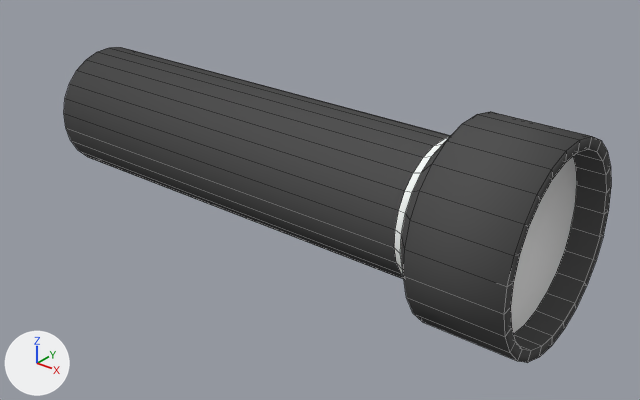
Before and after pictures for a commit that changed the Blender file zUMHbies_blender/Flashlight/Flashlight.blend.
The view is the same before and after, from a 50 mm camera at (0.1386, -0.1368, 0.0782) aimed at (0.0264, 0.0034, -0.0087). The lights are fixed; the arrows at lower left show +X, +Y and +Z. Mesh edges are drawn as thin lines.
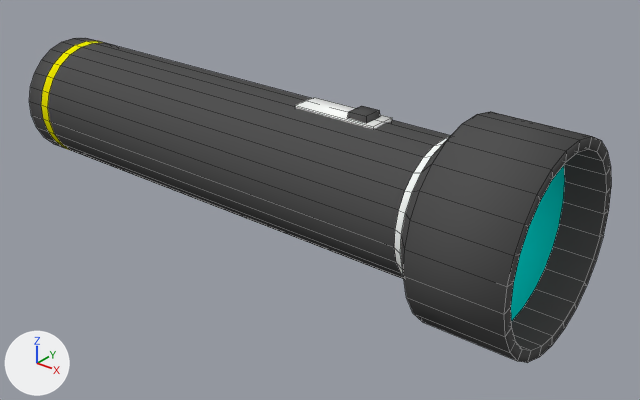
Changed parts and their boxes (x1, y1, x2, y2) in the pictures (640 x 400 px; the box of a moved part takes in the faces that stretch with it):
'Object', reshaped (6% wider): before (64, 47, 611, 363); after (29, 38, 611, 363)
part 1 of me_cylinder, built on: before (64, 47, 451, 279); after (29, 38, 451, 279)
part 2 of me_cylinder, moved or reshaped: (511, 149, 606, 351) in both
part 3 of me_cylinder, added: after (295, 97, 392, 129)

Edits to the bpy script that builds the scene:
```text
Change mat_glass:
    mat_glass.base_color: (0.8, 0.8, 0.8) -> (0.0, 0.8, 0.753)  # white #e7e7e7 -> cyan #00e7e1
Add mat_yellowrubber:
    mat_yellowrubber = diffuse_material('YellowRubber')
    mat_yellowrubber.base_color = (0.8, 0.772, 0.0)  # yellow #e7e400
Change me_cylinder:
    used by ob_object; location = (0.0, 0.0, 0.0); rotation_euler = (0.0, 1.571, 0.0), in degrees (0, 90, 0)
    remove me_cylinder.from_pydata(...)  # 175 vertices, 152 faces; spans x -0.0213..0.0213, y -0.0212..0.0213, z -0.04..0.085
    add me_cylinder.from_pydata(...)  # 241 vertices, 212 faces; spans x -0.0213..0.0213, y -0.0212..0.0213, z -0.0543..0.085
    me_cylinder part 1
    25 faces are deleted
    25 vertices in x -0.015..0.015, y -0.0149..0.015, z -0.04 move by (0.0, 0.0, -0.0143)
    25 new vertices lie (0.0, 0.0, -0.1051) away from vertices in x -0.015..0.015, y -0.0149..0.015, z 0.0587
    25 new vertices lie (0.0, 0.0, 0.0051) away from vertices in x -0.015..0.015, y -0.0149..0.015, z -0.04
    50 new faces join them, mat_rubber (dark grey #535353)
    25 new faces join them, mat_yellowrubber (yellow #e7e400)
    me_cylinder part 2
    25 vertices in x -0.019..0.019, y -0.0189..0.0191, z 0.079 move by (0.0, 0.0, -0.0025)
    me_cylinder part 3
    16 vertices are added at x -0.0166..-0.0133, y -0.0029..0.0033, z 0.0249..0.045
    5 new faces join them, mat_aluminum (white #fdfffd)
    5 new faces join them, mat_rubber (dark grey #535353)
    add me_cylinder.materials.append(mat_yellowrubber)  # yellow #e7e400
```
